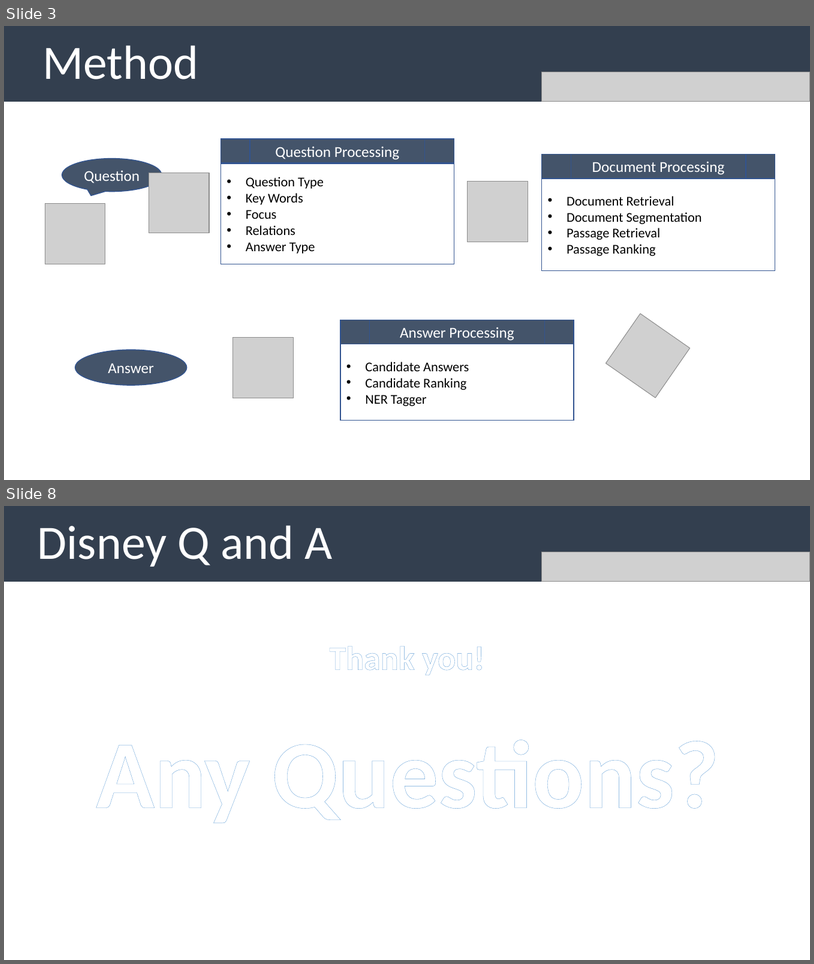
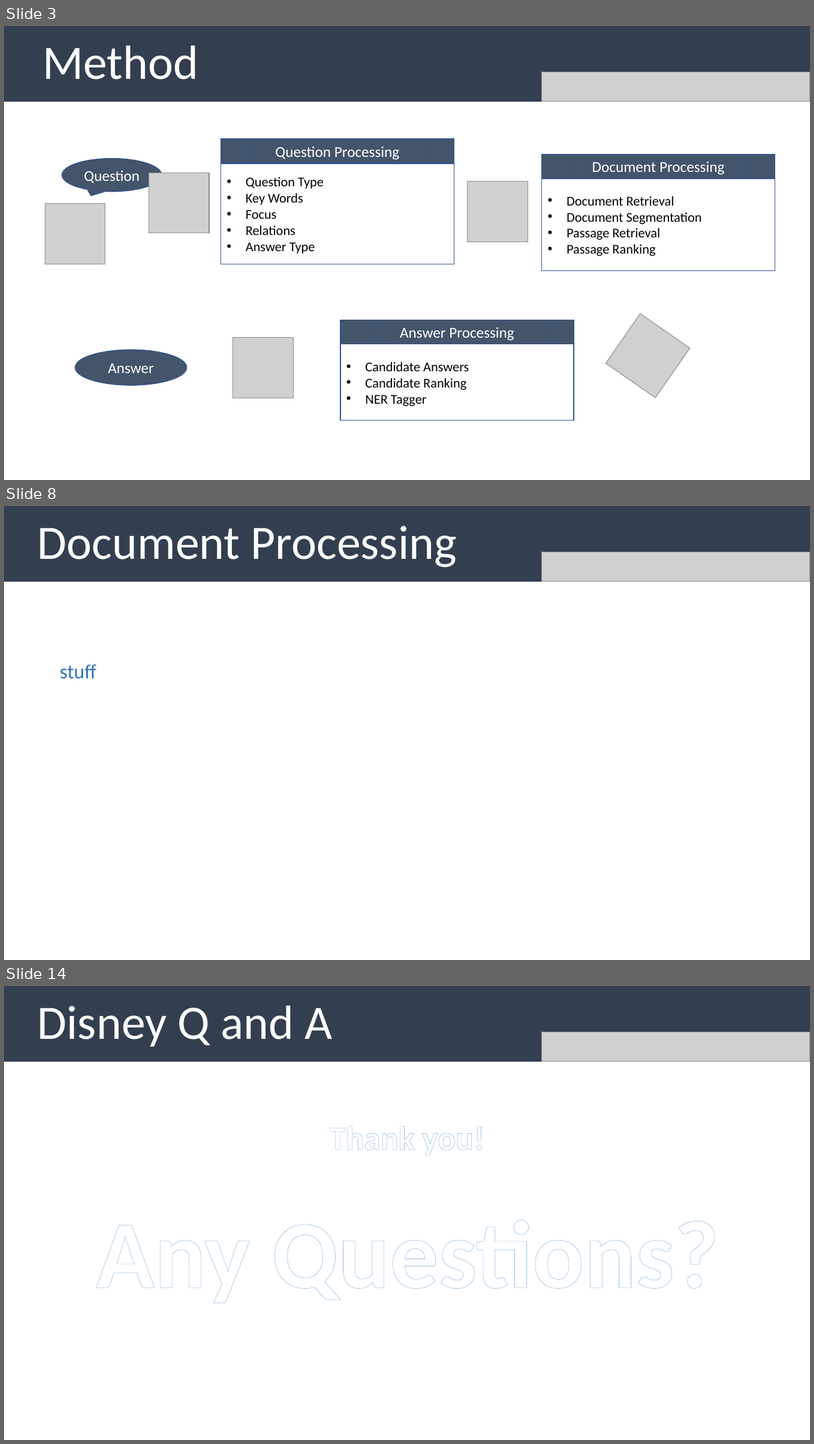
Before and after one commit to uabinf/nlp-group-project-fall-2020-disneyqanda, a slide deck: disneyqanda.pptx. Shown one above the other, each under a label of ours: slides 3 and 8 before the commit, slides 3, 8 and 14 after it; the slides between them are not shown. The pictures are 814x964 and 814x1444 pixels, drawn with LibreOffice and Linux fonts; fonts in the diff are those of the drawing; grey boxes stand for pictures. Boxes give left, top, right and bottom in pixels: in the first picture for what was removed or moved away, otherwise in the second. Text is boxed around its words. In the diff, an @@ line names an element or a change of style, - is before the commit and + after.

```diff
--- a/disneyqanda.pptx
+++ b/disneyqanda.pptx
@@ slide 8 added at [4,506,810,960], background #FFFFFF @@
@@ rectangle added at [4,506,810,582], fill #333F50, 57 pt, text #FFFFFF @@
+Document Processing
@@ picture added at [542,552,810,582] @@
@@ text added at [60,664,96,679], 24 pt, text #2E75B6 @@
+stuff
@@ what was slide 8 is now slide 14 @@
```
Also in this commit, not shown: 5 slides changed, 5 other slides added.
